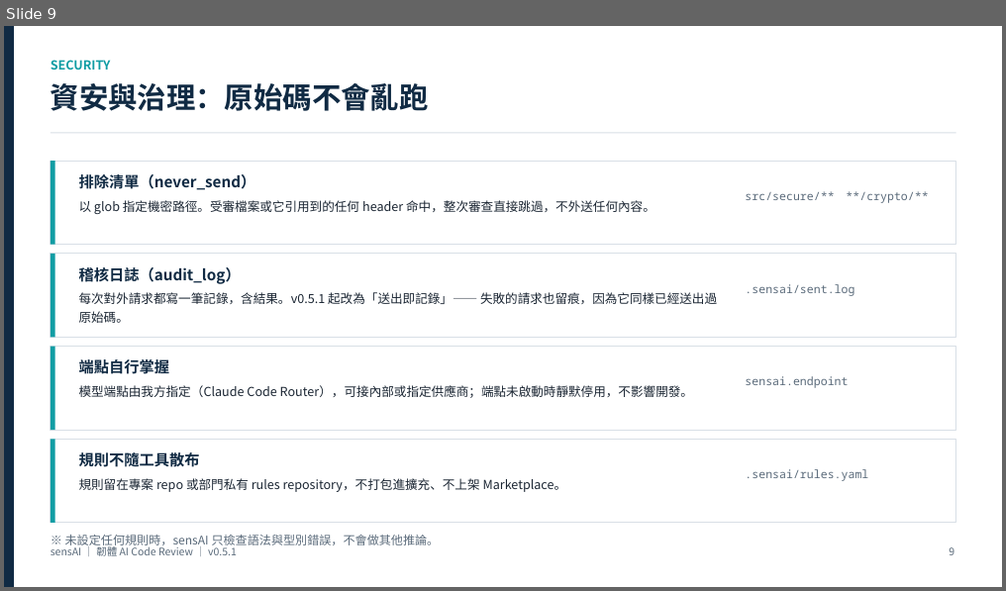
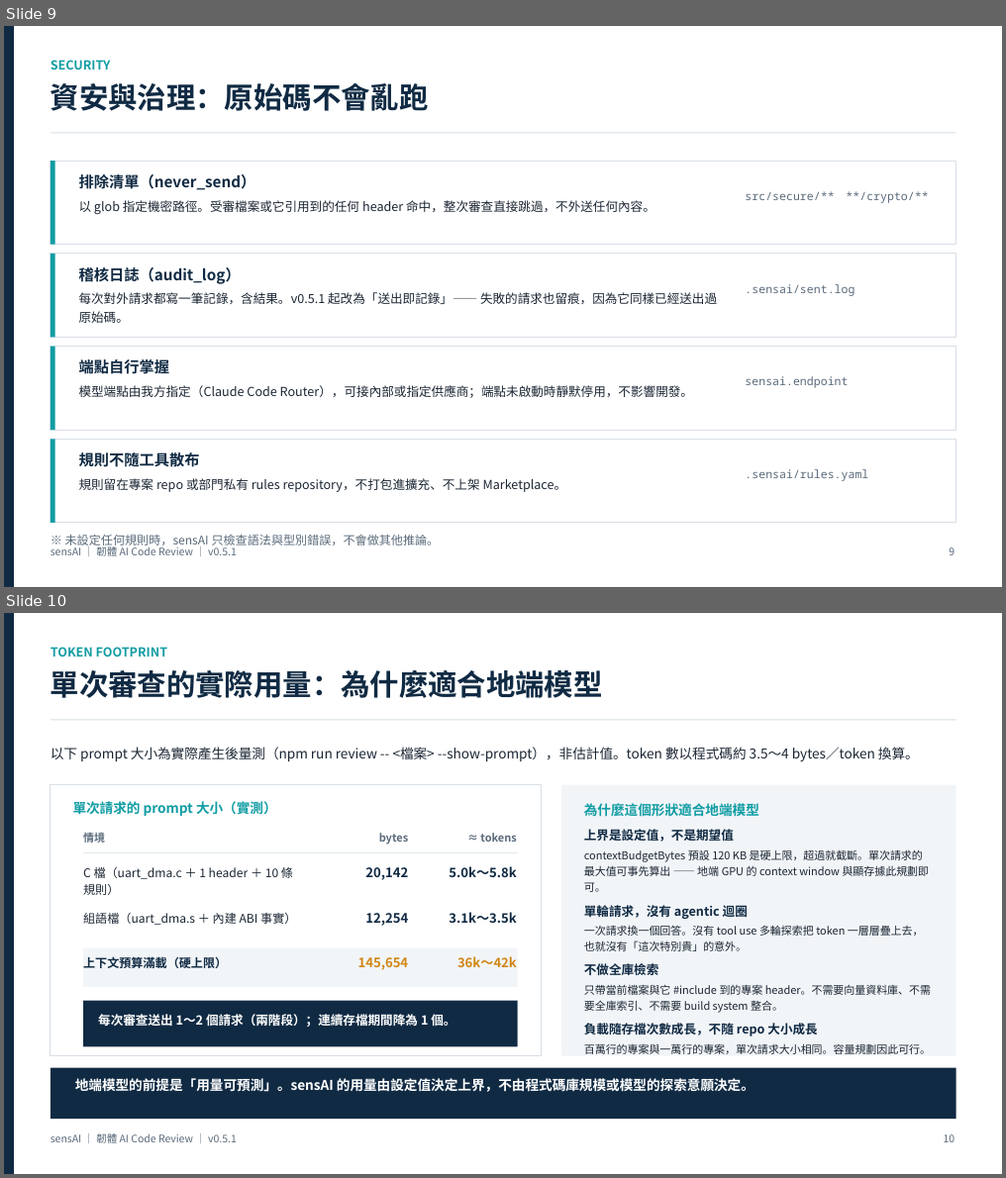
Before and after one commit to kevintsou/sensAI, a slide deck: docs/sensAI_報告.pptx. Shown one above the other, each under a label of ours: slide 9 before the commit, slides 9 and 10 after it. The pictures are 1006x591 and 1006x1178 pixels, drawn with LibreOffice and Linux fonts; fonts in the diff are those of the drawing. Boxes give left, top, right and bottom in pixels: in the first picture for what was removed or moved away, otherwise in the second. Text is boxed around its words. In the diff, an @@ line names an element or a change of style, - is before the commit and + after.

```diff
--- a/docs/sensAI_報告.pptx
+++ b/docs/sensAI_報告.pptx
@@ slide 10 added at [4, 613, 1002, 1174], background #FFFFFF @@
@@ rectangle added at [4, 613, 14, 1174], fill #102A43 @@
@@ text added at [51, 647, 167, 657], 12 pt, text #119DA4, bold @@
+TOKEN FOOTPRINT
@@ text added at [51, 669, 603, 698], 28 pt, text #102A43, bold @@
+單次審查的實際用量：為什麼適合地端模型
@@ rectangle added at [51, 719, 956, 720], fill #D8DFE6 @@
@@ text added at [51, 747, 919, 761], 13 pt, text #1B2633 @@
+以下 prompt 大小為實際產生後量測（npm run review -- <檔案> --show-prompt），非估計值。token 數以程式碼約 3.5〜4 bytes／token 換算。
@@ rectangle added at [51, 785, 541, 1057], outline #D8DFE6 1 pt @@
@@ rectangle added at [561, 785, 956, 1057], fill #F2F5F8 @@
@@ text added at [73, 801, 277, 816], 13 pt, text #119DA4, bold @@
+單次請求的 prompt 大小（實測）
@@ text added at [584, 803, 931, 1055], 10.5 pt, text #1B2633 @@
+為什麼這個形狀適合地端模型
+上界是設定值，不是期望值
+contextBudgetBytes 預設 120 KB 是硬上限，超過就截斷。單次請求的最大值可事先算出 —— 地端 GPU 的 context window 與顯存據此規劃即可。
+單輪請求，沒有 agentic 迴圈
+一次請求換一個回答。沒有 tool use 多輪探索把 token 一層層疊上去，也就沒有「這次特別貴」的意外。
+不做全庫檢索
+只帶當前檔案與它 #include 到的專案 header。不需要向量資料庫、不需要全庫索引、不需要 build system 整合。
+負載隨存檔次數成長，不隨 repo 大小成長
+百萬行的專案與一萬行的專案，單次請求大小相同。容量規劃因此可行。
@@ text added at [83, 831, 105, 846], 10.5 pt, text #5B6B7B, bold @@
+情境
@@ text added at [379, 833, 408, 845], 10.5 pt, text #5B6B7B, bold @@
+bytes
@@ text added at [480, 833, 516, 842], 10.5 pt, text #5B6B7B, bold @@
+≈ tokens
@@ rectangle added at [83, 853, 518, 854], fill #D8DFE6 @@
@@ text added at [83, 867, 293, 895], 11.5 pt, text #1B2633 @@
+C 檔（uart_dma.c ＋ 1 header ＋ 10 條規則）
@@ text added at [365, 867, 408, 880], 12.5 pt, text #102A43, bold @@
+20,142
@@ text added at [449, 866, 516, 877], 12.5 pt, text #102A43, bold @@
+5.0k〜5.8k
@@ text added at [83, 913, 296, 925], 11.5 pt, text #1B2633 @@
+組語檔（uart_dma.s ＋ 內建 ABI 事實）
@@ text added at [365, 913, 408, 926], 12.5 pt, text #102A43, bold @@
+12,254
@@ text added at [449, 912, 516, 923], 12.5 pt, text #102A43, bold @@
+3.1k〜3.5k
@@ rectangle added at [83, 949, 518, 987], fill #F2F5F8 @@
@@ text added at [83, 957, 227, 968], 11.5 pt, text #102A43, bold @@
+上下文預算滿載（硬上限）
@@ text added at [358, 958, 409, 970], 12.5 pt, text #D18616, bold @@
+145,654
@@ text added at [457, 957, 517, 967], 12.5 pt, text #D18616, bold @@
+36k〜42k
@@ rectangle added at [83, 1001, 518, 1048], fill #102A43 @@
@@ text added at [98, 1014, 455, 1027], 12 pt, text #FFFFFF, bold @@
+每次審查送出 1〜2 個請求（兩階段）；連續存檔期間降為 1 個。
@@ rectangle added at [51, 1068, 956, 1119], fill #102A43 @@
@@ text added at [75, 1078, 754, 1092], 13 pt, text #FFFFFF, bold @@
+地端模型的前提是「用量可預測」。sensAI 的用量由設定值決定上界，不由程式碼庫規模或模型的探索意願決定。
@@ text added at [51, 1134, 237, 1144], 10 pt, text #5B6B7B @@
+sensAI ｜ 韌體 AI Code Review ｜ v0.5.1
@@ text added at [944, 1135, 955, 1143], 10 pt, text #5B6B7B @@
+10
```
Also in this commit, not shown: 4 slides changed, 2 other files.
